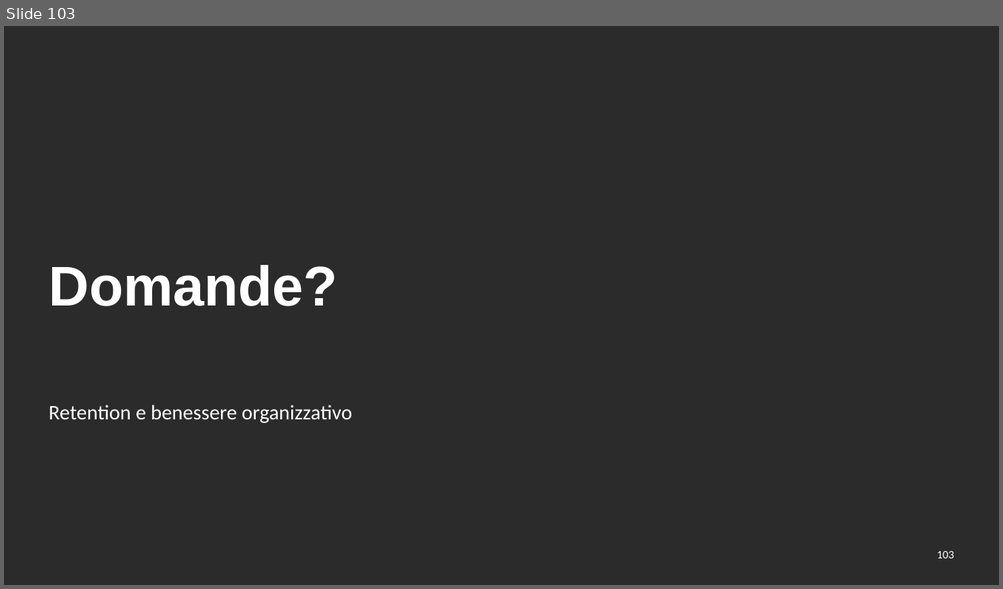
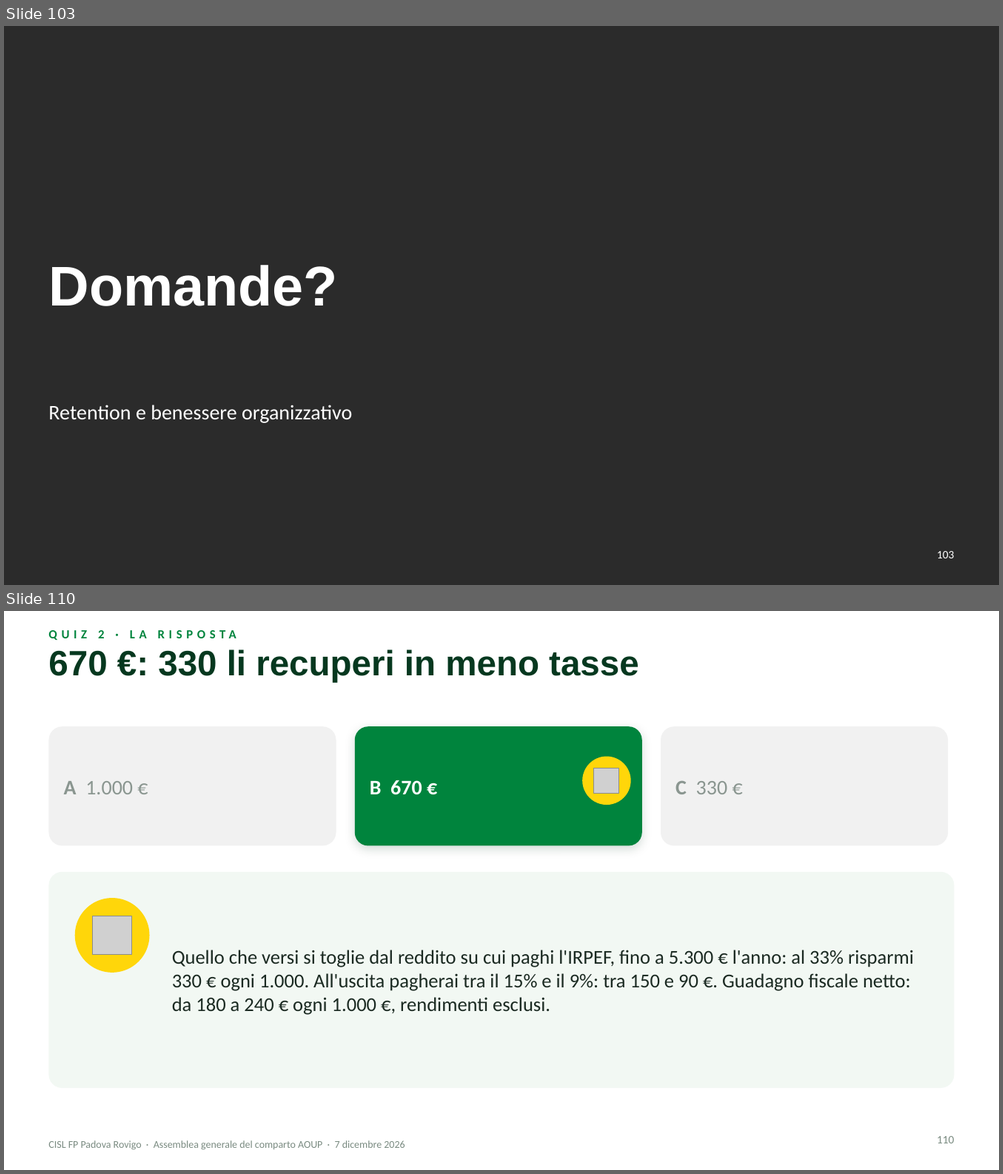
Before and after one commit to aki1806-droid/Prove, a slide deck: produzione/assemblea-2026-12-07/slide/assemblea-2026-12-07.pptx. Shown one above the other, each under a label of ours: slide 103 before the commit, slides 103 and 110 after it; the slides between them are not shown. The pictures are 1003x589 and 1003x1174 pixels, drawn with LibreOffice and Linux fonts; fonts in the diff are those of the drawing; grey boxes stand for pictures; background and template pictures are left out; a plain dark background stands for a picture behind light text. Boxes give left, top, right and bottom in pixels: in the first picture for what was removed or moved away, otherwise in the second. Text is boxed around its words. In the diff, an @@ line names an element or a change of style, - is before the commit and + after.

```diff
--- a/produzione/assemblea-2026-12-07/slide/assemblea-2026-12-07.pptx
+++ b/produzione/assemblea-2026-12-07/slide/assemblea-2026-12-07.pptx
@@ slide 110 added at (4, 611, 999, 1170), background #FFFFFF @@
@@ text added at (98, 630, 104, 638), 12 pt, text #00843D, bold @@
+QUIZ 2 · LA RISPOSTA
@@ title added at (48, 649, 639, 683), 34 pt, text #06381F, bold @@
+670 €: 330 li recuperi in meno tasse
@@ rounded rectangle added at (48, 726, 336, 846), fill #F1F1F1 @@
@@ rounded rectangle added at (355, 726, 642, 846), fill #00843D @@
@@ rounded rectangle added at (660, 726, 948, 846), fill #F1F1F1 @@
@@ ellipse added at (582, 757, 631, 805), fill #FFD60A @@
@@ text added at (64, 781, 133, 795), 20 pt, text #8A9690 @@
+A 1.000 €
@@ text added at (370, 780, 422, 795), 20 pt, text #FFFFFF, bold @@
+B 670 €
@@ picture added at (595, 769, 620, 794) @@
@@ text added at (675, 781, 728, 795), 20 pt, text #8A9690 @@
+C 330 €
@@ rounded rectangle added at (48, 872, 954, 1088), fill #F2F8F3 @@
@@ ellipse added at (75, 898, 150, 973), fill #FFD60A @@
@@ picture added at (93, 916, 131, 955) @@
@@ text added at (172, 950, 913, 1015), 19 pt, text #1B2A22 @@
+Quello che versi si toglie dal reddito su cui paghi l'IRPEF, fino a 5.300 € l'anno: al 33% risparmi 330 € ogni 1.000. All'uscita pagherai tra il 15% e il 9%: tra 150 e 90 €. Guadagno fiscale netto: da 180 a 240 € ogni 1.000 €, rendimenti esclusi.
@@ text added at (48, 1141, 404, 1150), 10 pt, text #7A8B81 @@
+CISL FP Padova Rovigo · Assemblea generale del comparto AOUP · 7 dicembre 2026
@@ page number added at (936, 1136, 953, 1144), 11 pt, text #7A8B81 @@
+110
```
Also in this commit, not shown: 19 other slides added, 18 other files.
